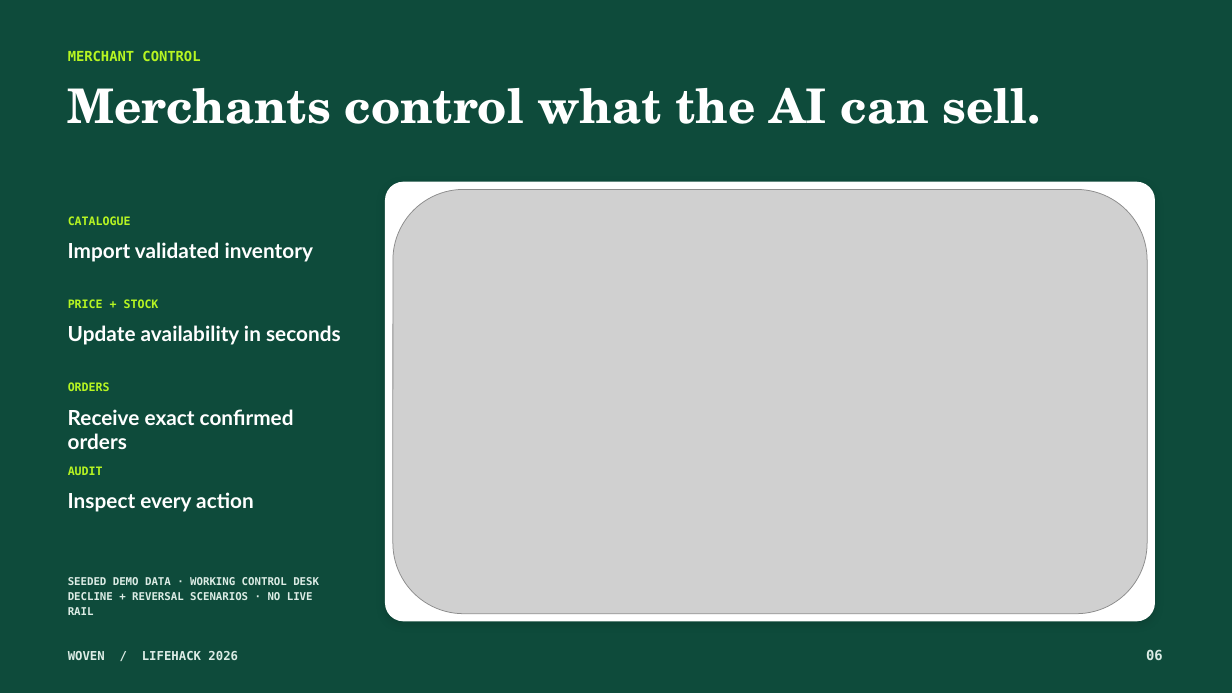
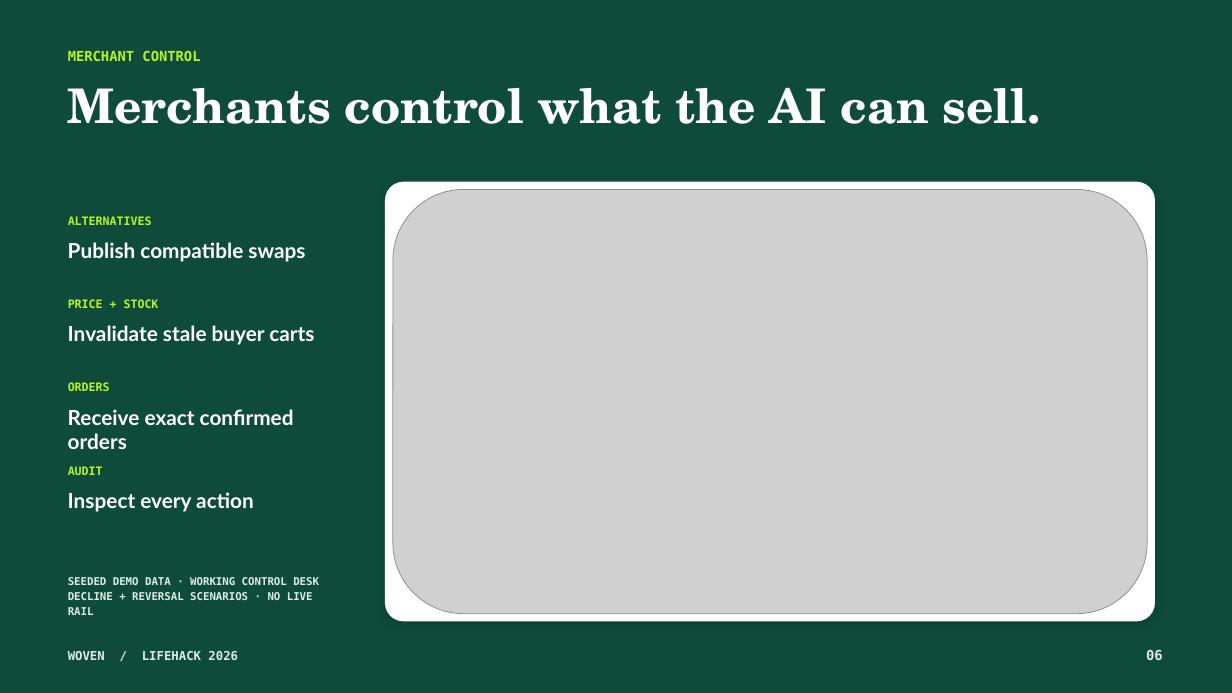
Before and after one commit to Ducksss/LifeHack-2026, a slide deck: slide 6 of docs/Woven-Hackathon-Pitch.pptx. Drawn at 1232x693 pixels with LibreOffice and Linux fonts; fonts in the diff are those of the drawing; grey boxes stand for pictures. Boxes give left, top, right and bottom in pixels: in the first picture for what was removed or moved away, otherwise in the second. Text is boxed around its words. In the diff, an @@ line names an element or a change of style, - is before the commit and + after.

```diff
--- a/docs/Woven-Hackathon-Pitch.pptx
+++ b/docs/Woven-Hackathon-Pitch.pptx
@@ text at (x1=68, y1=216, x2=152, y2=225): text changed @@
-CATALOGUE
+ALTERNATIVES
@@ text at (x1=68, y1=242, x2=305, y2=262): text changed @@
-Import validated inventory
+Publish compatible swaps
@@ text at (x1=68, y1=325, x2=314, y2=345): text changed @@
-Update availability in seconds
+Invalidate stale buyer carts
```
Also in this commit, not shown: 3 other slides changed, 2 slides removed, 19 other files.
